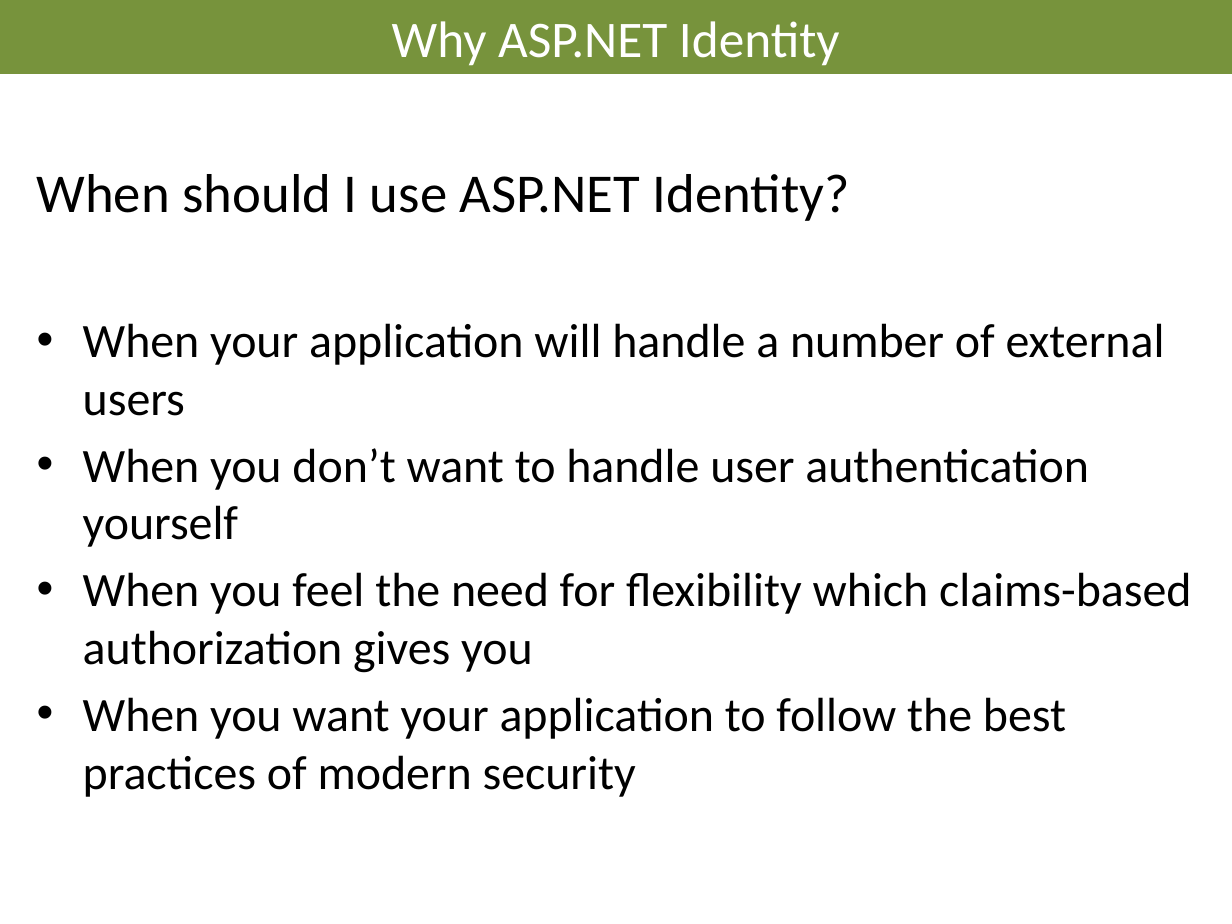
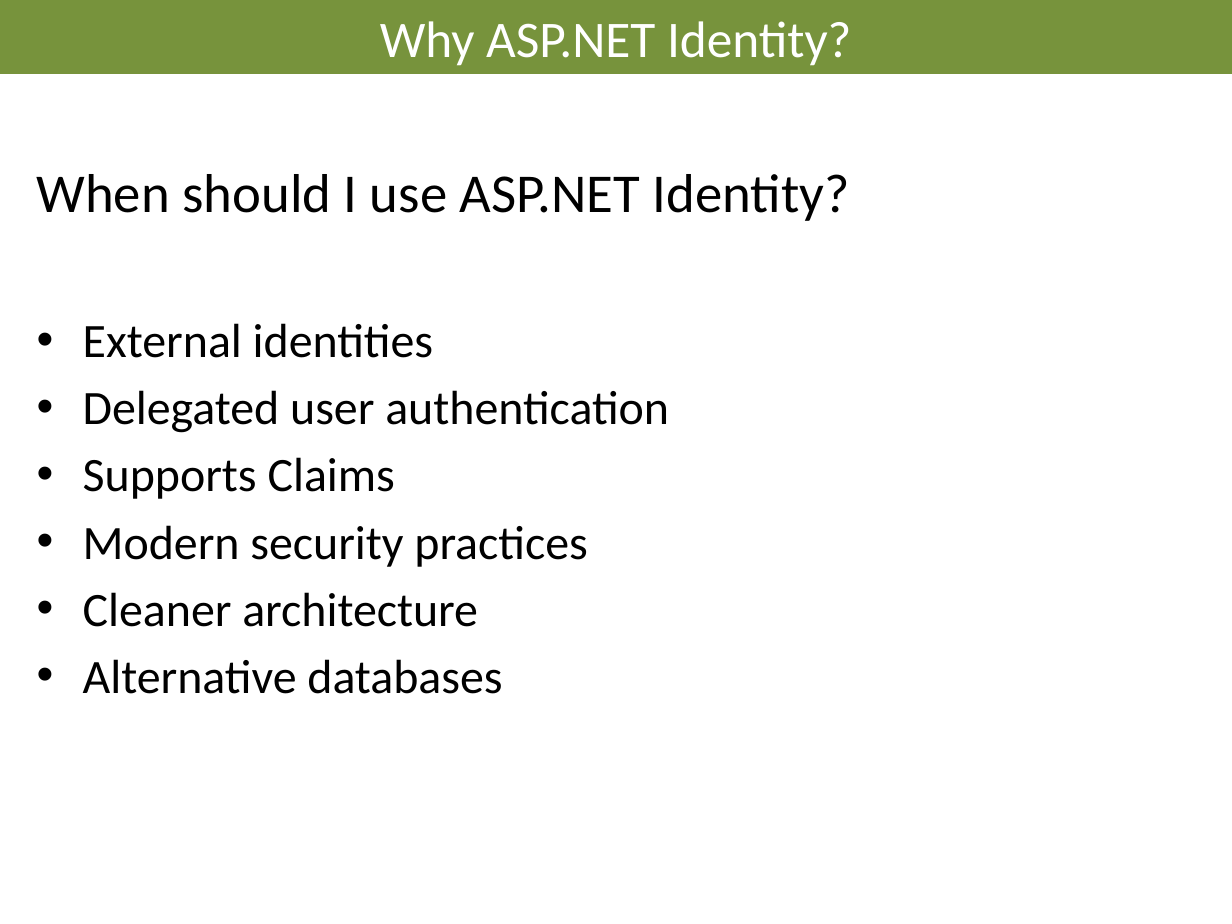
Before and after one commit to AndreasElffors/IdentityTemplate, a slide deck: slide 12 of Documents/Identity-Introduction.pptx (slide 11 before the commit). Drawn at 1232x924 pixels with LibreOffice and Linux fonts; fonts in the diff are those of the drawing; background and template pictures are left out. Boxes give left, top, right and bottom in pixels: in the first picture for what was removed or moved away, otherwise in the second. Text is boxed around its words. In the diff, an @@ line names an element or a change of style, - is before the commit and + after.

```diff
--- a/Documents/Identity-Introduction.pptx
+++ b/Documents/Identity-Introduction.pptx
@@ title at (380,21,851,66): text changed @@
-Why ASP.NET Identity
+Why ASP.NET Identity?
@@ text at (83,323,669,694): text changed @@
-• When your application will handle a number of external users
-• When you don’t want to handle user authentication yourself
-• When you feel the need for flexibility which claims-based authorization gives you
-• When you want your application to follow the best practices of modern security
+• External identities
+• Delegated user authentication
+• Supports Claims
+• Modern security practices
+• Cleaner architecture
+• Alternative databases
```
Also in this commit, not shown: 14 other slides changed, 1 slide added, 5 other files.
